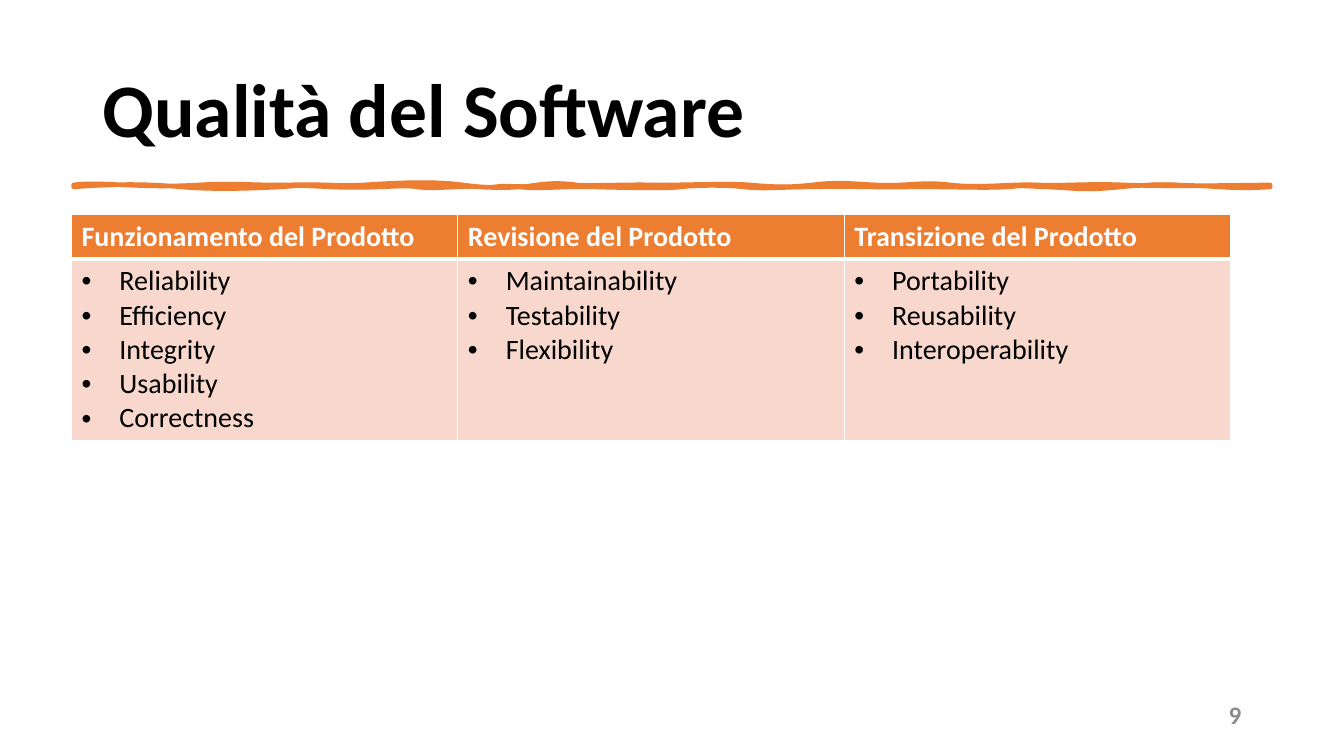
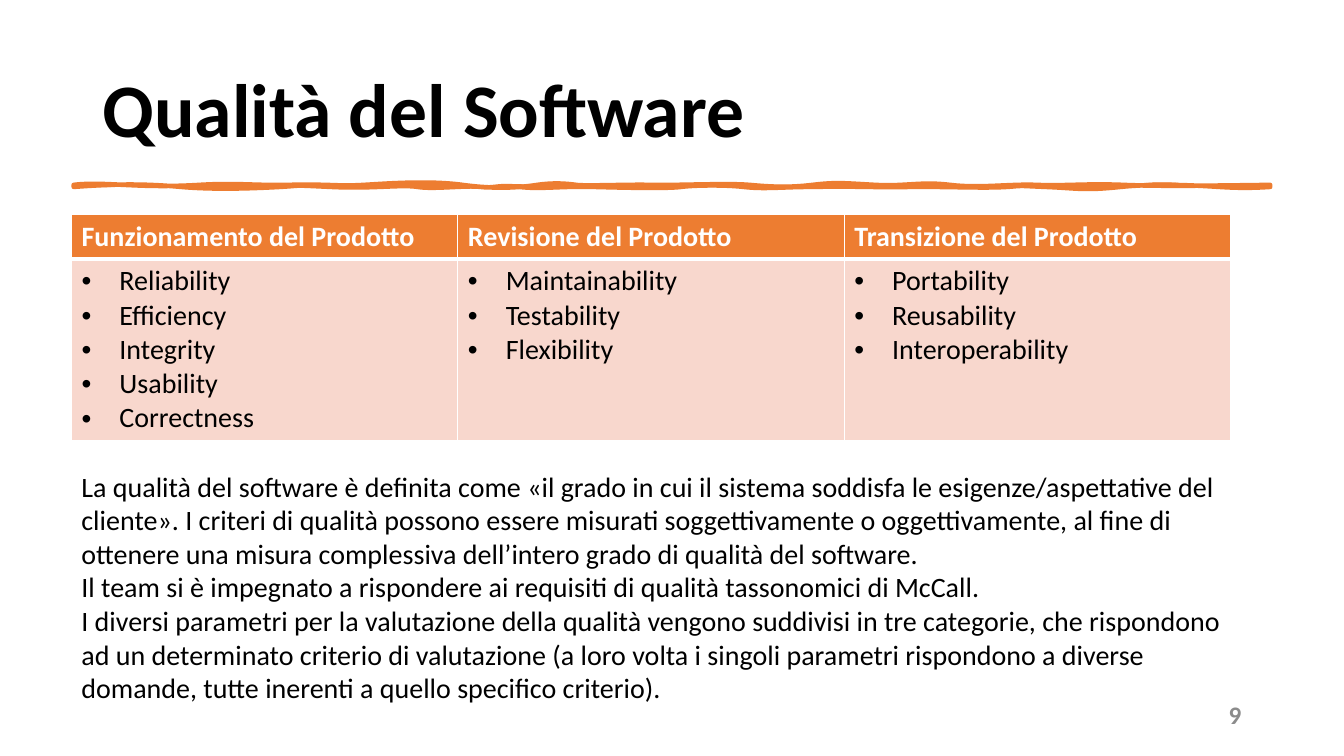
Before and after one commit to mangilimatteo/Progetto_Ingegneria_Software_Cattaneo_Mangili_Saini, a slide deck: slide 9 of Presentazione/Presentazione_Progetto.pptx. Drawn at 1344x756 pixels with LibreOffice and Linux fonts; fonts in the diff are those of the drawing. Boxes give left, top, right and bottom in pixels: in the first picture for what was removed or moved away, otherwise in the second. Text is boxed around its words. In the diff, an @@ line names an element or a change of style, - is before the commit and + after.

Commit message:
Update Presentazione
Correzione Design patterns, SOFTWARE Life Cycle e Qualità del software

```diff
--- a/Presentazione/Presentazione_Progetto.pptx
+++ b/Presentazione/Presentazione_Progetto.pptx
@@ text added at <box>81,477,1219,703</box>, 20 pt, text #000000 @@
+La qualità del software è definita come «il grado in cui il sistema soddisfa le esigenze/aspettative del cliente». I criteri di qualità possono essere misurati soggettivamente o oggettivamente, al fine di ottenere una misura complessiva dell’intero grado di qualità del software.
+Il team si è impegnato a rispondere ai requisiti di qualità tassonomici di McCall.
+I diversi parametri per la valutazione della qualità vengono suddivisi in tre categorie, che rispondono ad un determinato criterio di valutazione (a loro volta i singoli parametri rispondono a diverse domande, tutte inerenti a quello specifico criterio).
```
Also in this commit, not shown: 3 other slides changed.
